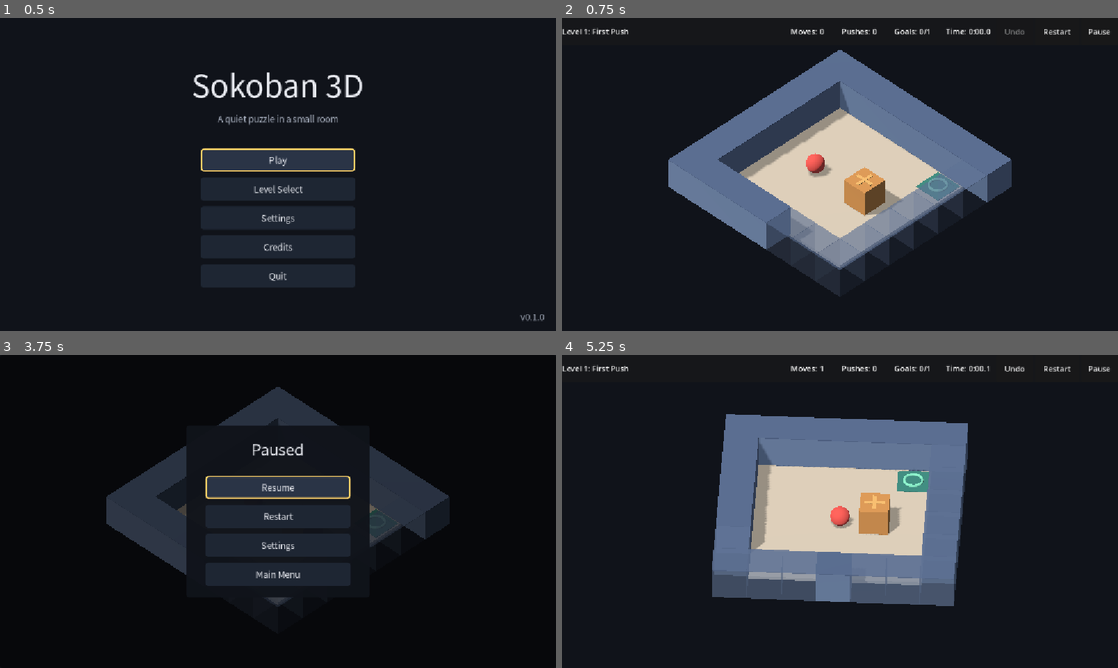
Above: before the commit, frames 1-4 (two rows, left to right).
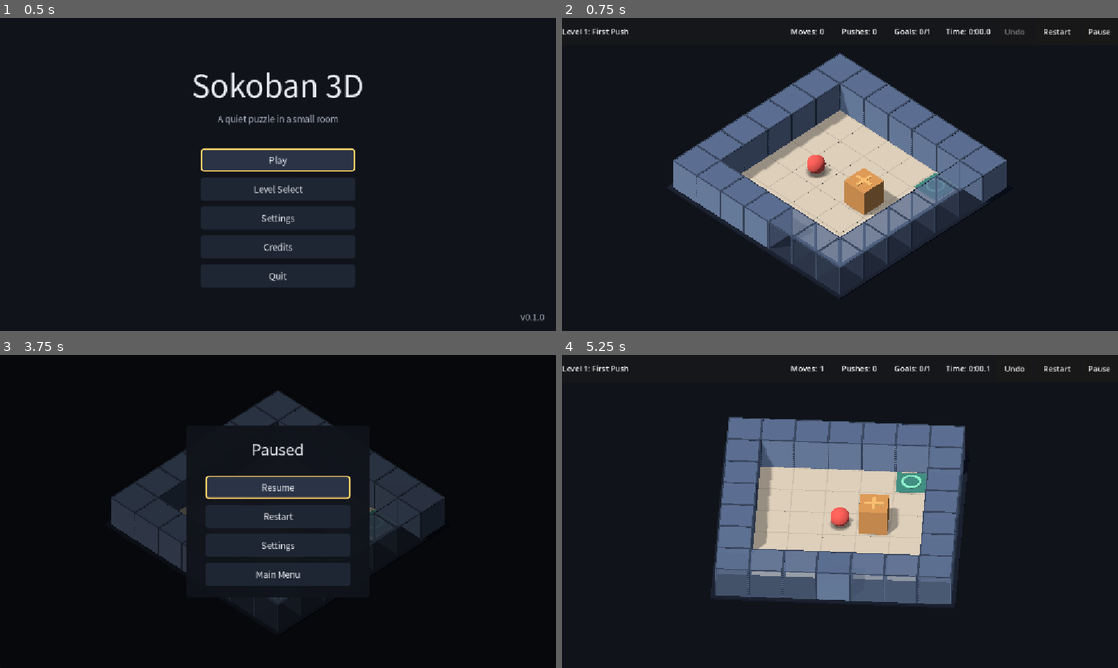
Above: after the commit, the same moments.

Repository: yinhaox/sokoban-3d
Game: Godot game, scene res://scenes/main.tscn
The game is run twice, just before and just after one commit, with the same random seed, the same clock (stepped at 60 frames per second) and the same inputs.
Inputs (mouse positions are in pixels of both pictures, inside the frame that each line leads up to):
- Up to frame 1 (0.5 s): no input
- Up to frame 2 (0.75 s): click "Play" at 0.5 s
- Up to frame 3 (3.75 s): click "Restart" at 1.25 s; click "Restart" at 2 s; click "Restart" at 2.75 s; click "Pause" at 3.5 s
- Up to frame 4 (5.25 s): click "Resume" at 4.25 s; tap Enter at 5 s; move the mouse to (962, 495) at 5.02 s; hold Right (move_right) from 5.03 s (still down); tap Q (camera_rotate_left) at 5.1 s; click (962, 495) at 5.17 s

Frame 1 is identical in both runs. In frame 2, 4.5% of the frame differs, in the area x 19-81%, y 10-89%; in frame 3, 1.1%; in frame 4, 4.2%.

Commit message:
story: polish walls, floor grid and contact shadows

Diff:
--- a/src/game/board_builder.gd
+++ b/src/game/board_builder.gd
@@ -38,11 +38,36 @@
 const PLATE_SIZE_RATIO := 0.90
 ## Alpha a faded wall's top cap keeps, so a faded border wall still draws an
 ## outline instead of disappearing (issue #9).
-const OCCLUSION_CAP_ALPHA := 0.55
+const OCCLUSION_CAP_ALPHA := 0.70
 ## How far a crate settles when it comes to rest on a goal plate, so the lit
 ## plate and the settle are both visible (design/core-rules.md "the crate
 ## settles").
 const CRATE_GOAL_SINK := 0.03
+## One faint line per cell edge. The line is the floor tone darkened by
+## `GRID_DARKEN_RATIO`, which keeps the value step inside the 8% the story
+## allows while staying visible under the flat directional light.
+const GRID_LINE_WIDTH := 0.04
+const GRID_LINE_HEIGHT := 0.002
+const GRID_LIFT := 0.001
+const GRID_DARKEN_RATIO := 0.07
+const GRID_MAX_DARKEN_RATIO := 0.08
+## A crisp top border plus four vertical edge strips. They stay opaque while the
+## wall body fades, so a faded wall still reads as a wall instead of glass.
+const WALL_OUTLINE_WIDTH := 0.035
+const WALL_OUTLINE_HEIGHT := 0.008
+## Dark plinth around the room. Its top sits just under the floor plane, so it
+## fills the void under the border walls and shows as a 0.05-unit rim.
+const BASE_THICKNESS := 0.05
+const BASE_MARGIN := 0.12
+const BASE_TOP_OFFSET := 0.001
+## Soft contact shadow: three concentric discs, widest and faintest first. The
+## radius multipliers and alpha multipliers keep the falloff soft without a
+## texture.
+const CONTACT_SHADOW_RADII := [1.22, 1.10, 1.0]
+const CONTACT_SHADOW_ALPHAS := [0.35, 0.60, 1.0]
+const CONTACT_SHADOW_DISC_HEIGHT := 0.001
+const CONTACT_SHADOW_LAYER_LIFT := 0.0002
+const CONTACT_SHADOW_LIFT := 0.0015
 
 @export var wall_height: float = 1.0
 @export var floor_thickness: float = 0.1
@@ -50,6 +75,21 @@
 @export var player_radius: float = 0.28
 @export var player_height: float = 0.55
 @export var plate_thickness: float = 0.02
+
+@export_group("Visual polish")
+## Value step between the floor and its grid lines; clamped to the story's 8%.
+@export_range(0.0, 0.08, 0.01) var grid_darken_ratio: float = GRID_DARKEN_RATIO
+## The grid follows the accessibility reduce-motion setting: it is hidden when
+## `set_reduce_motion(true)` is applied. These two are the build-time defaults;
+## the runtime setters below can still toggle the groups on a live board.
+@export var floor_grid_enabled: bool = true
+@export var wall_outline_enabled: bool = true
+@export var wall_outline_color: Color = Color("#3A4454")
+@export var contact_shadow_color: Color = Color("#000000")
+@export_range(0.0, 0.4, 0.01) var contact_shadow_alpha: float = 0.18
+@export var room_base_color: Color = Color("#1A1F29")
+@export_range(0.02, 0.2, 0.01) var room_base_thickness: float = BASE_THICKNESS
+@export_range(0.0, 0.3, 0.01) var room_base_margin: float = BASE_MARGIN
 
 @export_group("Palette")
 @export var floor_color: Color = Color("#C9B79C")
@@ -102,6 +142,9 @@
 var _marker_material: StandardMaterial3D
 var _player_material: StandardMaterial3D
 var _colorblind_mark_material: StandardMaterial3D
+var _grid_material: StandardMaterial3D
+var _wall_outline_material: StandardMaterial3D
+var _room_base_material: StandardMaterial3D
 
 ## Wall bookkeeping for the occlusion fade: cell -> [side, cap] instances and
 ## the per-wall transparent material variants.
@@ -110,6 +153,18 @@
 var _wall_fade_top: Dictionary = {}
 var _wall_tweens: Dictionary = {}
 var _faded_walls: Dictionary = {}
+
+## Presentation polish bookkeeping: the generated grid, outline and shadow
+## nodes. The visibility flags survive a rebuild so a settings change does not
+## need a second build.
+var _grid_root: Node3D
+var _grid_nodes: Array[MeshInstance3D] = []
+var _wall_outlines_root: Node3D
+var _wall_outline_nodes: Array[MeshInstance3D] = []
+var _contact_shadows: Array[Node3D] = []
+var _floor_grid_visible: bool = true
+var _wall_outlines_visible: bool = true
+var _reduce_motion: bool = false
 
 
 ## Cell centre in the builder's local space. The grid is centred on the node, so
@@ -160,11 +215,16 @@
 	_columns = level.columns
 	_rows = level.rows
 	_create_materials()
+	_build_room_base(level)
 	_build_floor(level)
+	_build_floor_grid(level)
 	_build_goals(level)
 	_build_walls(level)
 	_build_crates(level)
 	_build_player(level)
+	_apply_floor_grid_visibility()
+	if _wall_outlines_root != null:
+		_wall_outlines_root.visible = _wall_outlines_visible and wall_outline_enabled
 
 
 ## Removes every generated node and resets the wall-fade bookkeeping.
@@ -186,6 +246,11 @@
 	_wall_fade_top.clear()
 	_wall_tweens.clear()
 	_faded_walls.clear()
+	_grid_root = null
+	_grid_nodes.clear()
+	_wall_outlines_root = null
+	_wall_outline_nodes.clear()
+	_contact_shadows.clear()
 	player_cell = Vector2i(-1, -1)
 
 
@@ -240,6 +305,62 @@
 		if not marker.visible:
 			return false
 	return true
+
+
+## Hides the decorative floor grid while the accessibility reduce-motion setting
+## is on, per design/accessibility.md "Motion, flashing and timing". The flag is
+## kept across a rebuild, so a level change keeps the setting.
+func set_reduce_motion(enabled: bool) -> void:
+	_reduce_motion = enabled
+	_apply_floor_grid_visibility()
+
+
+func is_reduce_motion() -> bool:
+	return _reduce_motion
+
+
+## Shows or hides the floor grid itself. The grid stays hidden while reduce
+## motion is on.
+func set_floor_grid_visible(enabled: bool) -> void:
+	_floor_grid_visible = enabled
+	_apply_floor_grid_visibility()
+
+
+## Whether the generated grid is on screen right now.
+func is_floor_grid_visible() -> bool:
+	return _grid_root != null and _grid_root.visible
+
+
+func grid_line_count() -> int:
+	return _grid_nodes.size()
+
+
+## The floor tone behind the grid line: the same hue and saturation, darkened by
+## at most `GRID_MAX_DARKEN_RATIO`, so the value step never exceeds 8%.
+static func grid_color_for(floor_tone: Color, darken_ratio: float) -> Color:
+	return floor_tone.darkened(clampf(darken_ratio, 0.0, GRID_MAX_DARKEN_RATIO))
+
+
+## Turns every wall's top border and edge outline on or off. The outlines stay
+## opaque while the wall body fades, so a faded wall still reads as a wall.
+func set_wall_outlines_enabled(enabled: bool) -> void:
+	_wall_outlines_visible = enabled
+	if _wall_outlines_root != null:
+		_wall_outlines_root.visible = enabled and wall_outline_enabled
+
+
+func wall_outlines_enabled() -> bool:
+	return _wall_outlines_visible
+
+
+func wall_outline_count() -> int:
+	return _wall_outline_nodes.size()
+
+
+## Number of soft contact shadow groups: one per crate, one per goal plate and
+## one under the player.
+func contact_shadow_count() -> int:
+	return _contact_shadows.size()
 
 
 ## World position of the player piece for a cell, matching `_build_player()`.
@@ -283,6 +404,9 @@
 			(child as MeshInstance3D).material_override = (
 				_crate_material if on_goal else _marker_material
 			)
+	var shadow := crate.get_node_or_null("ContactShadow") as Node3D
+	if shadow != null:
+		shadow.position.y = _crate_shadow_local_y(on_goal)
 
 
 ## Lights or dims one goal plate. The filled material is the emissive palette
@@ -323,15 +447,16 @@
 
 
 ## Axis-aligned bound of the whole room in this node's local space: the outer
-## faces of the border walls, from the underside of the floor slab to the top of
-## the wall cap. The camera rig frames this box.
+## faces of the border walls and the dark base around them, from the underside of
+## the base to the top of the wall cap. The camera rig frames this box.
 func room_bounds() -> AABB:
-	var half_width := float(_columns) * CELL_SIZE * 0.5
-	var half_depth := float(_rows) * CELL_SIZE * 0.5
+	var half_width := float(_columns) * CELL_SIZE * 0.5 + room_base_margin
+	var half_depth := float(_rows) * CELL_SIZE * 0.5 + room_base_margin
 	var top := wall_height + CAP_HEIGHT
+	var bottom := -BASE_TOP_OFFSET - room_base_thickness
 	return AABB(
-		Vector3(-half_width, -floor_thickness, -half_depth),
-		Vector3(half_width * 2.0, top + floor_thickness, half_depth * 2.0)
+		Vector3(-half_width, bottom, -half_depth),
+		Vector3(half_width * 2.0, top - bottom, half_depth * 2.0)
 	)
 
 
@@ -449,6 +574,9 @@
 	_marker_material = _make_material(_effective_color(crate_on_goal_color, colorblind_marker_color))
 	_player_material = _make_material(_effective_color(player_color, colorblind_player_color))
 	_colorblind_mark_material = _make_material(colorblind_marker_color)
+	_grid_material = _make_material(grid_color_for(floor_color, grid_darken_ratio))
+	_wall_outline_material = _make_material(wall_outline_color)
+	_room_base_material = _make_material(room_base_color)
 
 
 ## The palette entry for the current colour mode.
@@ -493,6 +621,134 @@
 	var material := _make_material(color)
 	material.transparency = BaseMaterial3D.TRANSPARENCY_ALPHA
 	return material
+
+
+## A dark plinth around and under the room. Its top sits just below the floor
+## plane, so it fills the void under the faded border walls without z-fighting
+## the floor slabs.
+func _build_room_base(level: LevelDataScript) -> void:
+	var size := Vector3(
+		float(level.columns) * CELL_SIZE + room_base_margin * 2.0,
+		room_base_thickness,
+		float(level.rows) * CELL_SIZE + room_base_margin * 2.0
+	)
+	var centre := Vector3(0.0, -BASE_TOP_OFFSET - room_base_thickness * 0.5, 0.0)
+	_add_box(size, centre, _room_base_material, "RoomBase")
+
+
+## One faint line per shared floor-cell edge. Edges against a wall or the room
+## border are left to the wall itself, so the grid never draws over a wall.
+func _build_floor_grid(level: LevelDataScript) -> void:
+	_grid_root = Node3D.new()
+	_grid_root.name = "FloorGrid"
+	add_child(_grid_root)
+	var east_line := Vector3(GRID_LINE_WIDTH, GRID_LINE_HEIGHT, CELL_SIZE)
+	var south_line := Vector3(CELL_SIZE, GRID_LINE_HEIGHT, GRID_LINE_WIDTH)
+	for row in level.rows:
+		for column in level.columns:
+			var cell := Vector2i(column, row)
+			if level.cell_at(cell) == LevelDataScript.Cell.WALL:
+				continue
+			var centre := cell_to_world(cell, _columns, _rows)
+			centre.y = GRID_LIFT
+			if _is_floor_cell(level, Vector2i(column + 1, row)):
+				_add_grid_line(east_line, centre + Vector3(CELL_SIZE * 0.5, 0.0, 0.0))
+			if _is_floor_cell(level, Vector2i(column, row + 1)):
+				_add_grid_line(south_line, centre + Vector3(0.0, 0.0, CELL_SIZE * 0.5))
+
+
+func _is_floor_cell(level: LevelDataScript, cell: Vector2i) -> bool:
+	if cell.x < 0 or cell.y < 0 or cell.x >= level.columns or cell.y >= level.rows:
+		return false
+	return level.cell_at(cell) != LevelDataScript.Cell.WALL
+
+
+func _add_grid_line(size: Vector3, centre: Vector3) -> void:
+	var node_name := "GridLine_%d" % _grid_nodes.size()
+	var line := _add_box_to(_grid_root, size, centre, _grid_material, node_name)
+	line.cast_shadow = GeometryInstance3D.SHADOW_CASTING_SETTING_OFF
+	_grid_nodes.append(line)
+
+
+func _apply_floor_grid_visibility() -> void:
+	if _grid_root != null:
+		_grid_root.visible = _floor_grid_visible and floor_grid_enabled and not _reduce_motion
+
+
+## A wall's top border and four vertical edges. They are built once per wall and
+## are never faded, so a ghosted wall keeps a crisp silhouette.
+func _build_wall_outline(base: Vector3, cell: Vector2i) -> void:
+	if _wall_outlines_root == null:
+		_wall_outlines_root = Node3D.new()
+		_wall_outlines_root.name = "WallOutlines"
+		add_child(_wall_outlines_root)
+	var corner := CELL_SIZE * 0.5 - WALL_OUTLINE_WIDTH * 0.5
+	var top_y := wall_height + CAP_HEIGHT + WALL_OUTLINE_HEIGHT * 0.5
+	var side_bar := Vector3(CELL_SIZE, WALL_OUTLINE_HEIGHT, WALL_OUTLINE_WIDTH)
+	var end_bar := Vector3(
+		WALL_OUTLINE_WIDTH, WALL_OUTLINE_HEIGHT, CELL_SIZE - WALL_OUTLINE_WIDTH * 2.0
+	)
+	_add_wall_outline_box(side_bar, Vector3(base.x, top_y, base.z - corner), cell, "N")
+	_add_wall_outline_box(side_bar, Vector3(base.x, top_y, base.z + corner), cell, "S")
+	_add_wall_outline_box(end_bar, Vector3(base.x - corner, top_y, base.z), cell, "W")
+	_add_wall_outline_box(end_bar, Vector3(base.x + corner, top_y, base.z), cell, "E")
+	var edge_height := wall_height + CAP_HEIGHT
+	var edge_size := Vector3(WALL_OUTLINE_WIDTH, edge_height, WALL_OUTLINE_WIDTH)
+	for x_sign in [-1.0, 1.0]:
+		for z_sign in [-1.0, 1.0]:
+			var edge_centre := Vector3(
+				base.x + x_sign * corner,
+				edge_height * 0.5,
+				base.z + z_sign * corner
+			)
+			_add_wall_outline_box(
+				edge_size, edge_centre, cell, "%.0f_%.0f" % [x_sign, z_sign]
+			)
+
+
+func _add_wall_outline_box(
+	size: Vector3, centre: Vector3, cell: Vector2i, suffix: String
+) -> void:
+	var node_name := "WallOutline_%d_%d_%s" % [cell.x, cell.y, suffix]
+	var node := _add_box_to(_wall_outlines_root, size, centre, _wall_outline_material, node_name)
+	node.cast_shadow = GeometryInstance3D.SHADOW_CASTING_SETTING_OFF
+	_wall_outline_nodes.append(node)
+
+
+## Three stacked discs under an actor or plate. The widest layer is faintest, so
+## the edge of the shadow falls off softly without a texture.
+func _add_contact_shadow(parent: Node3D, local_y: float, radius: float) -> void:
+	var container := Node3D.new()
+	container.name = "ContactShadow"
+	container.position = Vector3(0.0, local_y, 0.0)
+	parent.add_child(container)
+	for index: int in CONTACT_SHADOW_RADII.size():
+		var shadow_radius: float = radius * float(CONTACT_SHADOW_RADII[index])
+		var alpha: float = contact_shadow_alpha * float(CONTACT_SHADOW_ALPHAS[index])
+		var colour := Color(
+			contact_shadow_color.r, contact_shadow_color.g, contact_shadow_color.b, alpha
+		)
+		var mesh := CylinderMesh.new()
+		mesh.top_radius = shadow_radius
+		mesh.bottom_radius = shadow_radius
+		mesh.height = CONTACT_SHADOW_DISC_HEIGHT
+		var layer := MeshInstance3D.new()
+		layer.name = "ShadowLayer_%d" % index
+		layer.mesh = mesh
+		layer.material_override = _make_transparent_material(colour)
+		layer.position = Vector3(0.0, CONTACT_SHADOW_LAYER_LIFT * float(index), 0.0)
+		layer.cast_shadow = GeometryInstance3D.SHADOW_CASTING_SETTING_OFF
+		container.add_child(layer)
+	_contact_shadows.append(container)
+
+
+func _crate_shadow_local_y(on_goal: bool) -> float:
+	var sink := CRATE_GOAL_SINK if on_goal else 0.0
+	return -crate_size * 0.5 - ACTOR_LIFT + CONTACT_SHADOW_LIFT + sink
+
+
+func _player_shadow_local_y() -> float:
+	return -_player_mesh_height() * 0.5 - ACTOR_LIFT + CONTACT_SHADOW_LIFT
 
 
 func _build_floor(level: LevelDataScript) -> void:
@@ -527,6 +783,11 @@
 		ring_centre.y = plate_top + ring_radius
 		_add_torus(ring_centre, _goal_ring_material, "GoalRing_%d_%d" % [cell.x, cell.y])
 		_add_goal_check(cell, plate_top)
+		_add_contact_shadow(
+			_goal_plates[cell] as Node3D,
+			-plate_thickness * 0.5 - PLATE_LIFT + CONTACT_SHADOW_LIFT,
+			CELL_SIZE * PLATE_SIZE_RATIO * 0.5
+		)
 
 
 ## Two angled bars that read as a check mark on an empty plate, so a goal is
@@ -574,6 +835,7 @@
 			_wall_nodes[cell] = [side, cap]
 			_wall_fade_side[cell] = _make_transparent_material(wall_side_color)
 			_wall_fade_top[cell] = _make_transparent_material(wall_top_color)
+			_build_wall_outline(base, cell)
 
 
 func _build_crates(level: LevelDataScript) -> void:
@@ -592,6 +854,7 @@
 		var marker := _crate_material if on_goal else _marker_material
 		_add_crate_cross(crate, marker)
 		_add_crate_finial(crate, index)
+		_add_contact_shadow(crate, _crate_shadow_local_y(on_goal), crate_size * 0.5)
 
 
 ## A raised post above the crate cross, visible only in colorblind mode, so the
@@ -642,6 +905,7 @@
 	)
 	nub.visible = _colorblind_mode
 	_colorblind_markers.append(nub)
+	_add_contact_shadow(instance, _player_shadow_local_y(), player_radius)
 
 
 ## CapsuleMesh needs a height of at least two radii.
@@ -666,6 +930,12 @@
 func _add_box(
 	size: Vector3, centre: Vector3, material: Material, node_name: String
 ) -> MeshInstance3D:
+	return _add_box_to(self, size, centre, material, node_name)
+
+
+func _add_box_to(
+	parent: Node3D, size: Vector3, centre: Vector3, material: Material, node_name: String
+) -> MeshInstance3D:
 	var mesh := BoxMesh.new()
 	mesh.size = size
 	var instance := MeshInstance3D.new()
@@ -673,7 +943,7 @@
 	instance.mesh = mesh
 	instance.material_override = material
 	instance.position = centre
-	add_child(instance)
+	parent.add_child(instance)
 	return instance
 
 
--- a/src/game/camera_rig.gd
+++ b/src/game/camera_rig.gd
@@ -47,9 +47,14 @@
 
 ## Settings hooks: `sensitivity` divides the rotation/zoom tween time (2.0 is
 ## twice as fast) and `reduce_motion` makes every camera move and wall fade
-## instant, per design/accessibility.md "Motion, flashing and timing".
+## instant, per design/accessibility.md "Motion, flashing and timing". The same
+## accessibility switch also hides the decorative floor grid on the board.
 @export var sensitivity: float = 1.0
-@export var reduce_motion: bool = false
+@export var reduce_motion: bool = false:
+	set(value):
+		reduce_motion = value
+		if _board != null:
+			_board.set_reduce_motion(value)
 
 var _level: LevelDataScript
 var _board: BoardBuilderScript
@@ -68,6 +73,7 @@
 func setup(level: LevelDataScript, board: BoardBuilderScript) -> void:
 	_level = level
 	_board = board
+	_board.set_reduce_motion(reduce_motion)
 	_quarter_turns = 0
 	_zoom = 1.0
 	position = BoardBuilderScript.level_centre(level)
--- a/tests/run_tests.gd
+++ b/tests/run_tests.gd
@@ -207,6 +207,7 @@
 	_test_camera_rig()
 	_test_camera_framing()
 	_test_wall_fade_outline()
+	_test_visual_polish()
 	_test_gameplay_input_mapping()
 	_test_gameplay_controller()
 	_test_gameplay_win()
@@ -1005,22 +1006,109 @@
 	var board := BoardBuilderClass.new()
 	board.build(level)
 	var bounds := board.room_bounds()
-	_check(
-		is_equal_approx(bounds.position.x, -3.5) and is_equal_approx(bounds.position.z, -3.5),
-		"the room bounds start at the outer face of the border walls"
-	)
-	_check(
-		is_equal_approx(bounds.size.x, 7.0) and is_equal_approx(bounds.size.z, 7.0),
-		"the room bounds cover the whole 7x7 footprint"
-	)
-	_check(
-		is_equal_approx(bounds.position.y, -board.floor_thickness),
-		"the room bounds include the floor slab"
+	var margin: float = board.room_base_margin
+	_check(
+		is_equal_approx(bounds.position.x, -3.5 - margin)
+		and is_equal_approx(bounds.position.z, -3.5 - margin),
+		"the room bounds include the dark base around the border walls"
+	)
+	_check(
+		is_equal_approx(bounds.size.x, 7.0 + margin * 2.0)
+		and is_equal_approx(bounds.size.z, 7.0 + margin * 2.0),
+		"the room bounds cover the whole 7x7 room plus the base rim"
+	)
+	_check(
+		is_equal_approx(
+			bounds.position.y, -BoardBuilderClass.BASE_TOP_OFFSET - board.room_base_thickness
+		),
+		"the room bounds reach the bottom of the dark base"
 	)
 	_check(
 		is_equal_approx(bounds.end.y, board.wall_height + BoardBuilderClass.CAP_HEIGHT),
 		"the room bounds reach the top of the wall cap"
 	)
+	board.free()
+
+
+func _test_visual_polish() -> void:
+	var level := _make_level(BASIC_TILES)
+	var board := BoardBuilderClass.new()
+	board.build(level)
+
+	# Floor grid: one line per shared edge, a value step at most 8% from the floor.
+	var grid := board.get_node_or_null("FloorGrid") as Node3D
+	_check(grid != null and grid.visible, "the board builds a visible floor grid")
+	_check(board.grid_line_count() > 0, "the floor grid carries at least one line")
+	var grid_colour := BoardBuilderClass.grid_color_for(
+		board.floor_color, board.grid_darken_ratio
+	)
+	_check(
+		absf(grid_colour.v - board.floor_color.v) <= BoardBuilderClass.GRID_MAX_DARKEN_RATIO,
+		"the grid line is at most an 8% value step from the floor"
+	)
+	board.set_reduce_motion(true)
+	_check(not board.is_floor_grid_visible(), "reduce motion hides the floor grid")
+	_check(grid != null and not grid.visible, "the grid node is hidden with reduce motion on")
+	board.set_reduce_motion(false)
+	_check(board.is_floor_grid_visible(), "turning reduce motion off shows the grid again")
+
+	# Wall outline: built for every wall, with a visibility toggle.
+	var outlines := board.get_node_or_null("WallOutlines") as Node3D
+	_check(outlines != null and outlines.visible, "the board builds a visible wall outline group")
+	_check(
+		board.wall_outline_count() == board.wall_cells().size() * 8,
+		"every wall has a top border and four edge strips"
+	)
+	board.set_wall_outlines_enabled(false)
+	_check(not board.wall_outlines_enabled(), "the wall outline toggle reports off")
+	_check(outlines != null and not outlines.visible, "the outline toggle hides every outline")
+	board.set_wall_outlines_enabled(true)
+	_check(outlines != null and outlines.visible, "the outline toggle shows the outlines again")
+
+	# Contact shadows: one group under the player, every crate and every goal.
+	_check(
+		board.contact_shadow_count() == level.box_starts.size() + level.goals.size() + 1,
+		"every crate, goal and the player carry one contact shadow group"
+	)
+	var player_shadow := board.get_node_or_null("Player/ContactShadow") as Node3D
+	var crate_shadow := board.crate_node(0).get_node_or_null("ContactShadow") as Node3D
+	var goal_shadow := board.get_node_or_null("Goal_5_1/ContactShadow") as Node3D
+	_check(player_shadow != null, "the player carries a contact shadow")
+	_check(crate_shadow != null, "a crate carries a contact shadow")
+	_check(goal_shadow != null, "a goal plate carries a contact shadow")
+	if player_shadow != null:
+		var layer := player_shadow.get_child(0) as MeshInstance3D
+		var material := layer.material_override as StandardMaterial3D
+		_check(
+			material != null and material.albedo_color.a > 0.0 and material.albedo_color.a < 1.0,
+			"a contact shadow layer is a soft partial-alpha disc"
+		)
+	if crate_shadow != null:
+		_check(
+			crate_shadow.position.y <= -board.crate_size * 0.5,
+			"a crate's contact shadow sits below the crate body"
+		)
+	board.set_crate_on_goal(0, true)
+	if crate_shadow != null:
+		_check(
+			crate_shadow.position.y > -board.crate_size * 0.5,
+			"a crate on a goal lifts its contact shadow back to the floor plane"
+		)
+
+	# Room base: a 0.05-unit dark plinth around and under the room.
+	var base := board.get_node_or_null("RoomBase") as MeshInstance3D
+	_check(base != null, "the room carries a dark base")
+	if base != null:
+		var base_mesh := base.mesh as BoxMesh
+		_check(
+			base_mesh != null
+			and is_equal_approx(base_mesh.size.y, BoardBuilderClass.BASE_THICKNESS),
+			"the base is 0.05 units thick"
+		)
+		_check(
+			base_mesh != null and base_mesh.size.x > 7.0 and base_mesh.size.z > 7.0,
+			"the base extends past the outer wall faces"
+		)
 	board.free()
 
 
Binary file added: production/qa/evidence/visual-polish/before-level-010.png
Binary file added: production/qa/evidence/visual-polish/level-010-colorblind.png
Binary file added: production/qa/evidence/visual-polish/level-010-default.png
Binary file added: production/qa/evidence/visual-polish/level-010-quarter-turn-1.png
Binary file added: production/qa/evidence/visual-polish/level-010-quarter-turn-2.png
Binary file added: production/qa/evidence/visual-polish/level-010-quarter-turn-3.png
Binary file added: production/qa/evidence/visual-polish/level-010-reduce-motion.png
Binary file added: production/qa/evidence/visual-polish/run-window.png
Not shown, added: production/qa/evidence/visual-polish/before-capture.log
Not shown, added: production/qa/evidence/visual-polish/capture-colorblind.log
Not shown, added: production/qa/evidence/visual-polish/capture-default.log
Not shown, added: production/qa/evidence/visual-polish/capture-quarter-turn-1.log
(and 8 more such lines)
